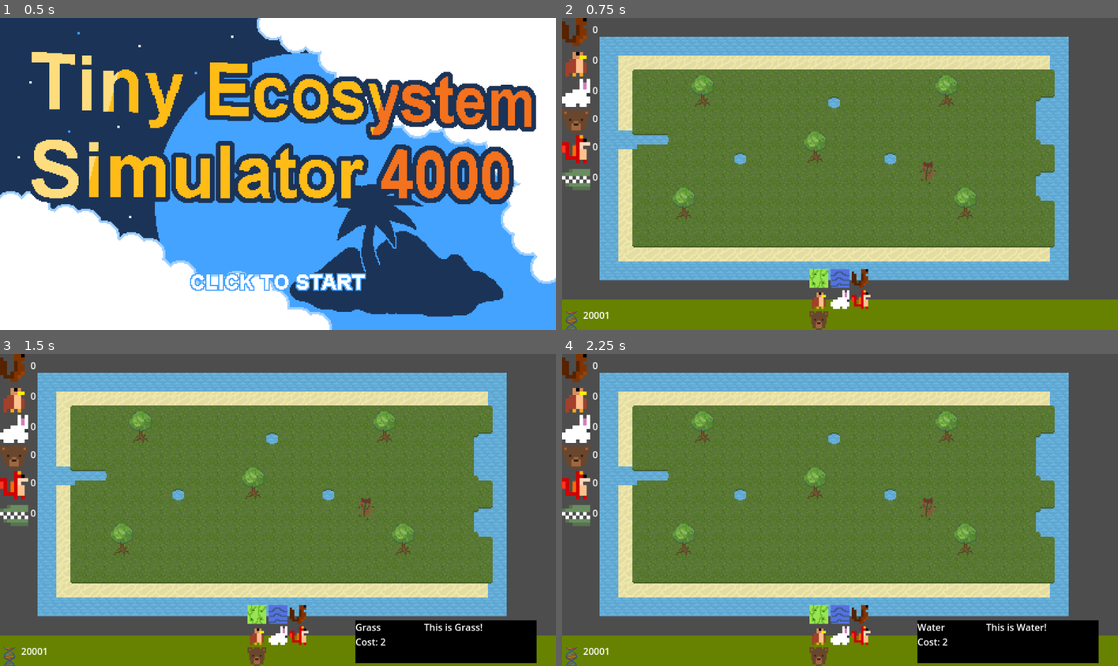
Above: before the commit, frames 1-4 (two rows, left to right).
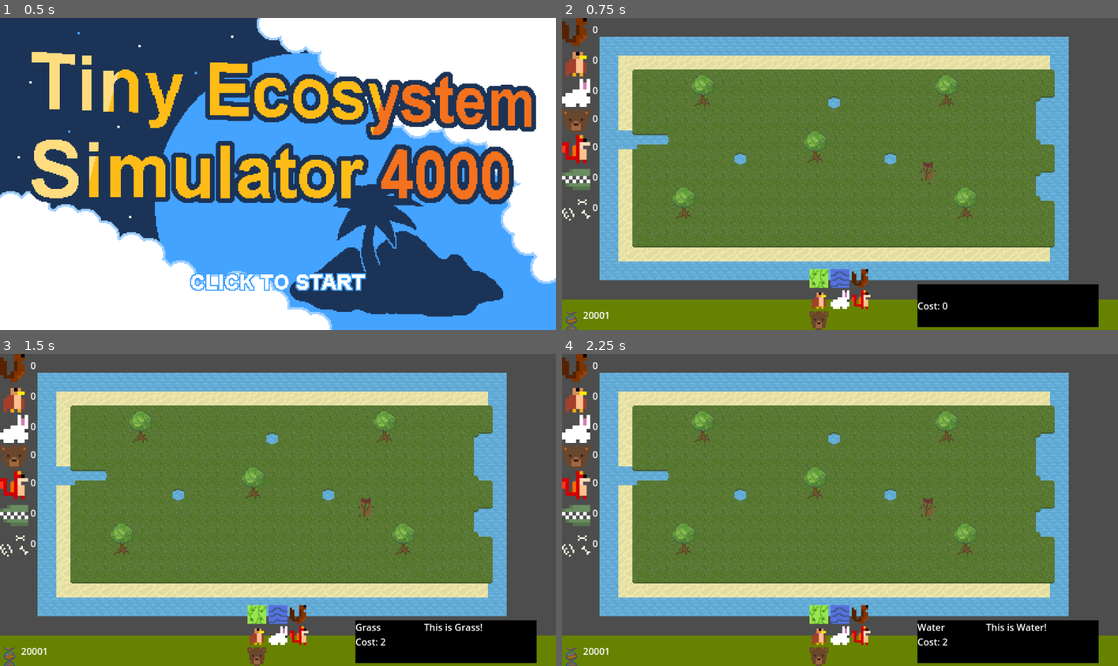
Above: after the commit, the same moments.

Repository: zliebowitz/ld56
Game: Godot game, scene res://Assets/Scripts/title_screen.tscn
The game is run twice, just before and just after one commit, with the same random seed, the same clock (stepped at 60 frames per second) and the same inputs.
Inputs (mouse positions are in pixels of both pictures, inside the frame that each line leads up to):
- Up to frame 1 (0.5 s): no input
- Up to frame 2 (0.75 s): tap Enter at 0.5 s; move the mouse to (962, 158) at 0.52 s; click (962, 158) at 0.6 s
- Up to frame 3 (1.5 s): tap Space at 1.25 s; move the mouse to (255, 612) at 1.27 s; click (255, 612) at 1.35 s
- Up to frame 4 (2.25 s): tap Enter at 2 s; move the mouse to (840, 612) at 2.02 s; click (840, 612) at 2.1 s

Frame 1 is identical in both runs. In frame 2, 4.6% of the frame differs, in the area x 0-97%, y 58-100%; in frame 3, less than 0.1%; in frame 4, less than 0.1%.
Error after the commit: Invalid access to property or key of type 'String' on a base object of type 'Dictionary'. (res://Assets/Scripts/tile_definitions.gd:45)

Commit message:
fixed population after death moved corpses to their own group.

Diff:
--- a/Assets/Scripts/Animals/animal_base.gd
+++ b/Assets/Scripts/Animals/animal_base.gd
@@ -32,7 +32,6 @@
 @onready var tilemap: WorldMapLayer = GlobalManager.tilemap
 @onready var current_state : STATE = initial_state
 @onready var corpse_scene: PackedScene = preload("res://Assets/Scenes/corpse.tscn")
-
 
 var time_in_state : float = 0
 var index: int = 0
@@ -111,7 +110,7 @@
 	var new_corpse: Corpse = corpse_scene.instantiate()
 	new_corpse.set_bones(small_animal)
 	new_corpse.position = position
-	add_sibling(new_corpse)
+	get_parent().get_parent().find_child("Corpses").add_child(new_corpse)
 	queue_free()
 
 func can_process_pathfinding() -> bool:
--- a/Assets/Scripts/population_hud.gd
+++ b/Assets/Scripts/population_hud.gd
@@ -6,6 +6,7 @@
 @export var bear: Node
 @export var rabbit: Node
 @export var alligator: Node
+@export var corpses: Node
 
 # Called when the node enters the scene tree for the first time.
 func _ready() -> void:
@@ -20,3 +21,4 @@
 	$GridContainer/BearPop.text = str(bear.get_child_count())
 	$GridContainer/RabbitPop.text = str(rabbit.get_child_count())
 	$GridContainer/HawkPop.text = str(hawks.get_child_count())
+	$GridContainer/CorpsePop.text = str(corpses.get_child_count())
--- a/population_hud.tscn
+++ b/population_hud.tscn
@@ -6,6 +6,7 @@
 [ext_resource type="Texture2D" uid="uid://cpr18x0j6ig2g" path="res://Graphics/Bear/BearIcon.png" id="4_nx7xq"]
 [ext_resource type="Texture2D" uid="uid://d1e6jexgl4ldi" path="res://Graphics/AlligatorRunning.png" id="5_d2ovt"]
 [ext_resource type="Texture2D" uid="uid://d0nbm1p5dxgbb" path="res://Assets/Characters/fox/idle/fox_idle1.png" id="5_nnoog"]
+[ext_resource type="Texture2D" uid="uid://gx63iok0f2hm" path="res://Graphics/Bones0.png" id="7_ieol5"]
 
 [sub_resource type="AtlasTexture" id="AtlasTexture_0tnln"]
 atlas = ExtResource("1_88rwd")
@@ -93,3 +94,15 @@
 size_flags_horizontal = 4
 size_flags_vertical = 4
 text = "0"
+
+[node name="Corpse_UI" type="TextureRect" parent="GridContainer"]
+layout_mode = 2
+texture = ExtResource("7_ieol5")
+expand_mode = 4
+
+[node name="CorpsePop" type="RichTextLabel" parent="GridContainer"]
+custom_minimum_size = Vector2(64, 32)
+layout_mode = 2
+size_flags_horizontal = 4
+size_flags_vertical = 4
+text = "0"
--- a/tilemap.tscn
+++ b/tilemap.tscn
@@ -260,7 +260,6 @@
 animal_parent = NodePath("../../../Animals/Bear")
 
 [node name="Description" type="ColorRect" parent="CanvasLayer"]
-visible = false
 offset_left = 606.0
 offset_top = 455.0
 offset_right = 915.0
@@ -278,9 +277,9 @@
 anchors_preset = 4
 anchor_top = 0.5
 anchor_bottom = 0.5
-offset_top = -12.0
-offset_right = 80.0
-offset_bottom = 12.0
+offset_top = -11.5
+offset_right = 182.0
+offset_bottom = 12.5
 grow_vertical = 2
 
 [node name="Population" type="RichTextLabel" parent="CanvasLayer/Description"]
@@ -338,11 +337,13 @@
 
 [node name="Alligator" type="Node" parent="Animals"]
 
+[node name="Corpses" type="Node" parent="Animals"]
+
 [node name="AudioStreamPlayer" type="AudioStreamPlayer" parent="."]
 stream = ExtResource("18_3bs1d")
 autoplay = true
 
-[node name="PopulationHUD" parent="." node_paths=PackedStringArray("squirrels", "hawks", "fox", "bear", "rabbit", "alligator") instance=ExtResource("27_3chdh")]
+[node name="PopulationHUD" parent="." node_paths=PackedStringArray("squirrels", "hawks", "fox", "bear", "rabbit", "alligator", "corpses") instance=ExtResource("27_3chdh")]
 script = ExtResource("28_gluq0")
 squirrels = NodePath("../Animals/Squirrels")
 hawks = NodePath("../Animals/Hawks")
@@ -350,6 +351,7 @@
 bear = NodePath("../Animals/Bear")
 rabbit = NodePath("../Animals/Rabbit")
 alligator = NodePath("../Animals/Alligator")
+corpses = NodePath("../Animals/Corpses")
 
 [connection signal="tile_placed" from="TileMapLayer" to="CanvasLayer" method="_on_tile_map_layer_tile_placed"]
 [connection signal="ui_tile_selected" from="CanvasLayer/GridContainer/UI_Tile" to="CanvasLayer" method="_on_ui_tile_selected"]
Not shown: 1 places in population_hud.tscn that only renumber resources
